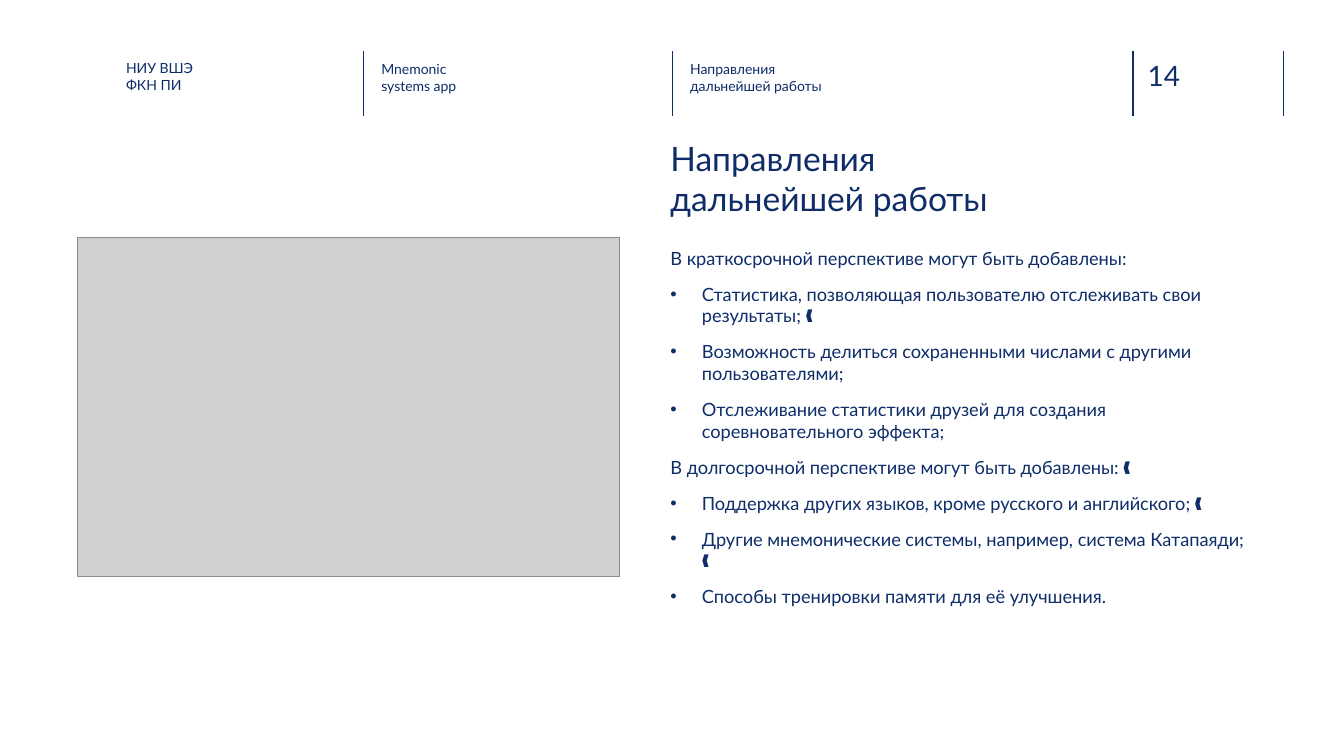
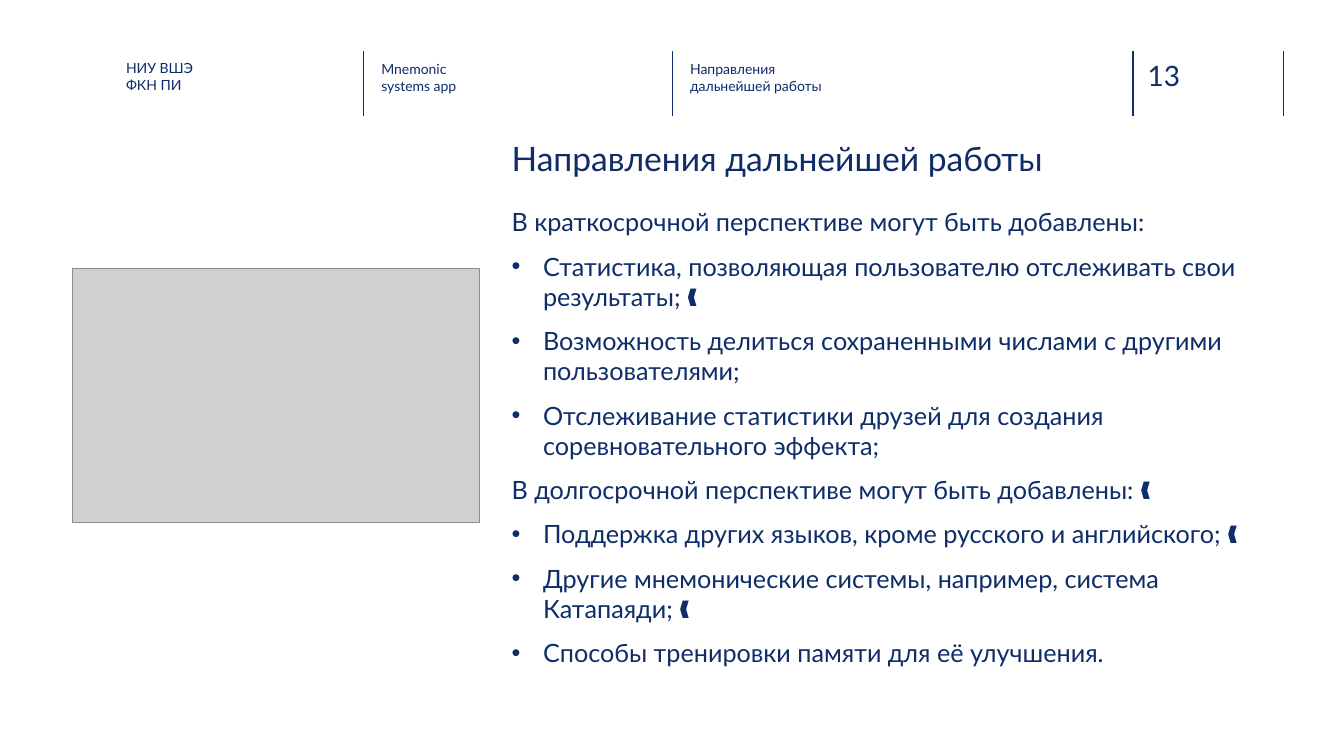
Before and after one commit to NikPeg/mnemonic_systems_app, a slide deck: slide 13 of Итоговые документы/presentation.pptx (slide 14 before the commit). Drawn at 1344x756 pixels with LibreOffice and Linux fonts; fonts in the diff are those of the drawing; grey boxes stand for pictures; background and template pictures are left out. Boxes give left, top, right and bottom in pixels: in the first picture for what was removed or moved away, otherwise in the second. Text is boxed around its words. In the diff, an @@ line names an element or a change of style, - is before the commit and + after.

```diff
--- a/Итоговые документы/presentation.pptx
+++ b/Итоговые документы/presentation.pptx
@@ page number at box(1148, 65, 1181, 87): text changed @@
-14
+13
@@ title "Направления дальнейшей работы" rewrapped from box(670, 147, 988, 217) to box(512, 146, 1043, 177) @@
@@ text "В краткосрочной перспективе могут быть ...": place and size @@
-text "В краткосрочной перспективе могут быть ..." at box(670, 252, 1244, 607)
+text "В краткосрочной перспективе могут быть ..." at box(512, 213, 1235, 667)
@@ text "В краткосрочной перспективе могут быть ..." at box(512, 213, 1235, 667): size 13 to 18 pt @@
@@ picture: place and size @@
-picture at box(78, 237, 620, 576)
+picture at box(73, 268, 479, 522)
```
Also in this commit, not shown: 5 other slides changed, 1 slide added, 1 slide removed.
